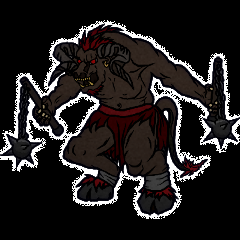
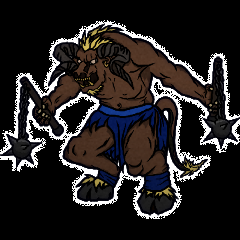
Revision of a layered 240px x 240px image; what changed, layer by layer:
added group "Skin main" with 2 layers in group "color" over [35, 30, 214, 177]
added layer "Skin shading" in group "Skin main" over [46, 34, 214, 177]
renamed "skin 1" to "Skin base", moved it into group "Skin main", painted on it over [35, 30, 214, 177]
